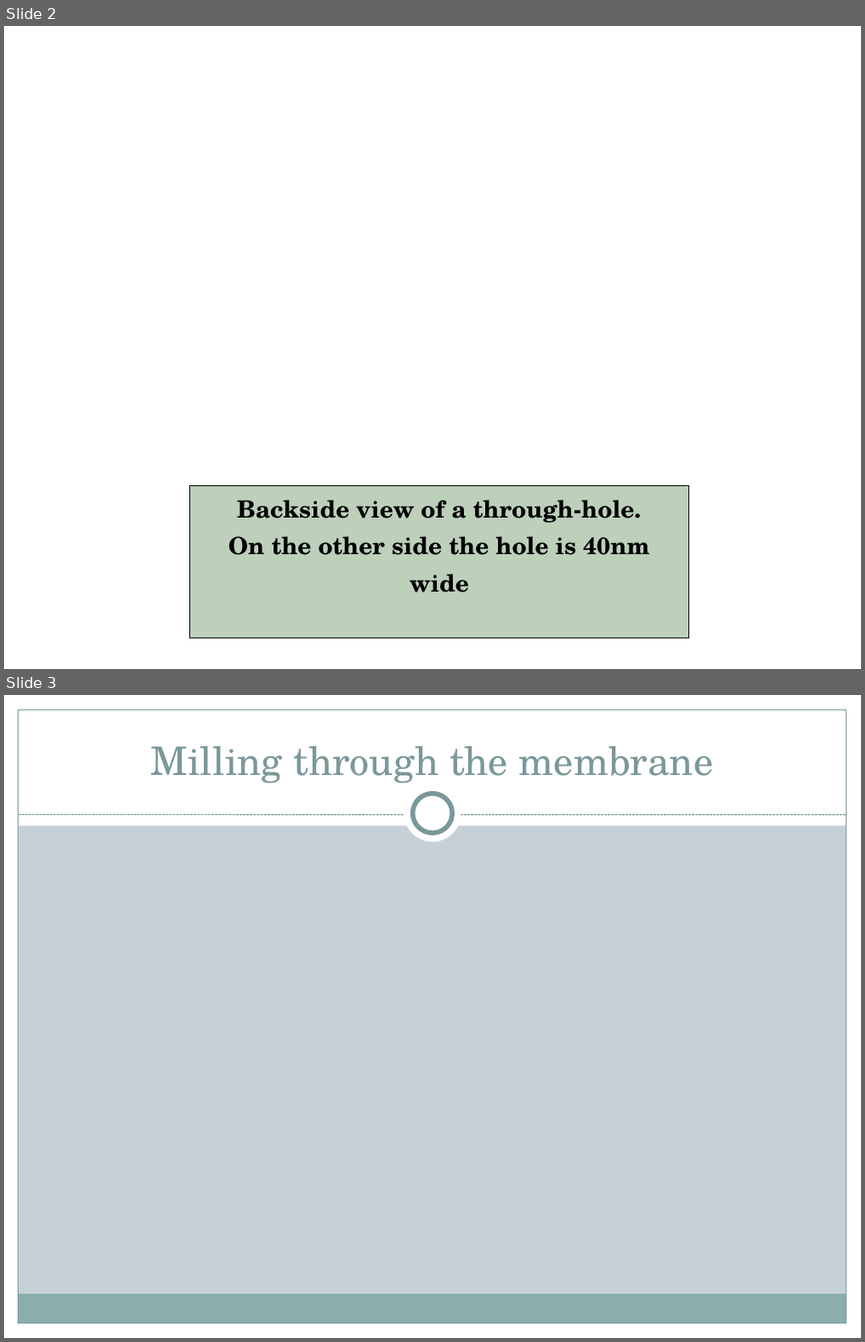
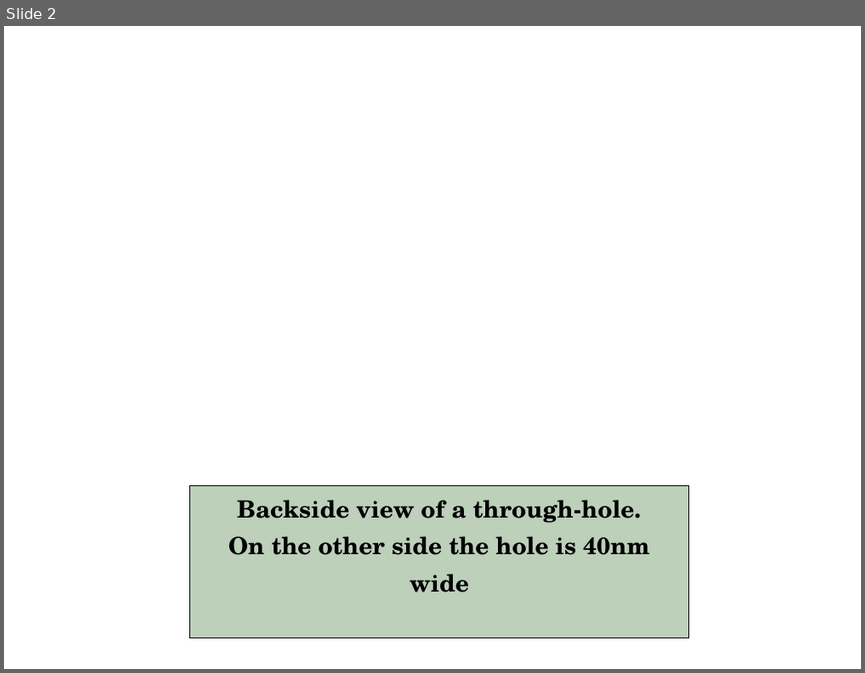
Before and after one commit to AdrienMau/Australie, a slide deck: Presentation/19juillet/Presentation-StageSwinburne-19Juillet.pptx. Shown one above the other, each under a label of ours: slides 2 and 3 before the commit, slide 2 after it. The pictures are 865x1342 and 865x673 pixels, drawn with LibreOffice and Linux fonts; fonts in the diff are those of the drawing; background and template pictures are left out. Boxes give left, top, right and bottom in pixels: in the first picture for what was removed or moved away, otherwise in the second. Text is boxed around its words. In the diff, an @@ line names an element or a change of style, - is before the commit and + after.

```diff
--- a/Presentation/19juillet/Presentation-StageSwinburne-19Juillet.pptx
+++ b/Presentation/19juillet/Presentation-StageSwinburne-19Juillet.pptx
@@ slide 3 removed at bbox=[4, 695, 861, 1338], background #C5D1D7 @@
@@ rectangle removed at bbox=[4, 695, 861, 825] @@
@@ rectangle removed at bbox=[4, 695, 18, 1338] @@
@@ rectangle removed at bbox=[18, 709, 846, 1323] @@
@@ rectangle removed at bbox=[846, 695, 861, 1338] @@
@@ title removed at bbox=[151, 746, 713, 783] @@
-Milling through the membrane
@@ ellipse removed at bbox=[404, 785, 461, 842] @@
@@ ellipse removed at bbox=[413, 794, 452, 833] @@
@@ line removed from (18, 815) to (846, 815) @@
@@ rectangle removed at bbox=[18, 1294, 846, 1323] @@
@@ rectangle removed at bbox=[4, 1323, 861, 1338] @@
```
Also in this commit, not shown: 1 slide changed, 1 slide added, 7 other files.
